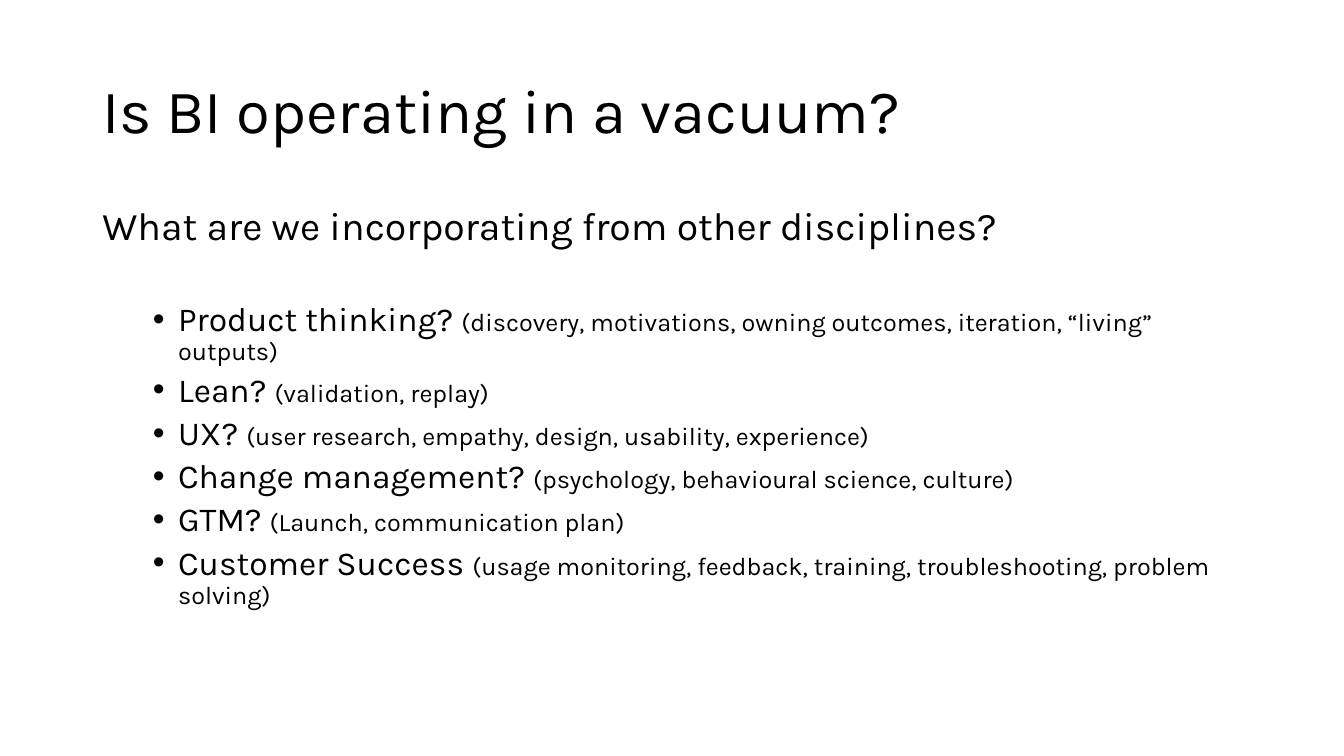
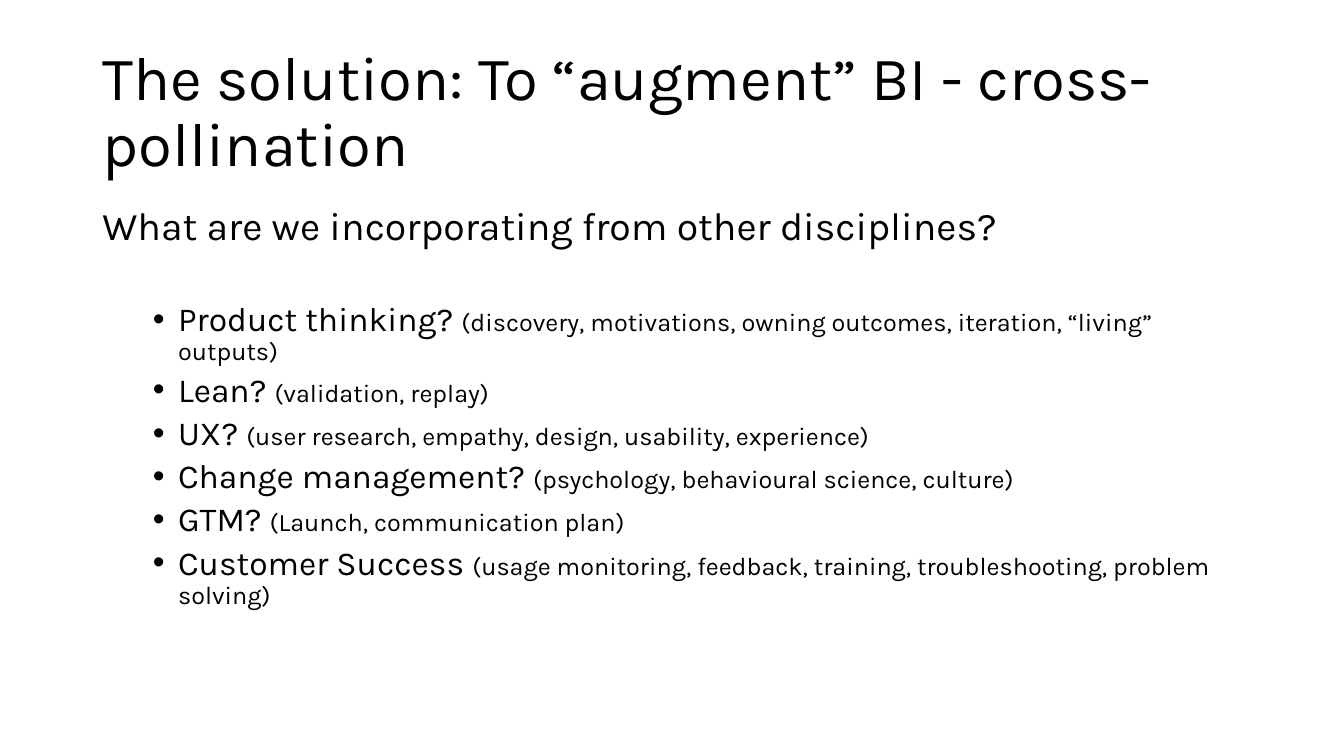
Before and after one commit to vikramnayak-com/lean-bi, a slide deck: slide 8 of Wireframing_Lean_BI_using_AI.pptx (slide 7 before the commit). Drawn at 1344x756 pixels with LibreOffice and Linux fonts; fonts in the diff are those of the drawing. Boxes give left, top, right and bottom in pixels: in the first picture for what was removed or moved away, otherwise in the second. Text is boxed around its words. In the diff, an @@ line names an element or a change of style, - is before the commit and + after.

```diff
--- a/Wireframing_Lean_BI_using_AI.pptx
+++ b/Wireframing_Lean_BI_using_AI.pptx
@@ title at box(102, 57, 1152, 181): text changed @@
-Is BI operating in a vacuum?
+The solution: To “augment” BI - cross-pollination
```
Also in this commit, not shown: 9 other slides changed, 2 slides added, 1 slide removed.
